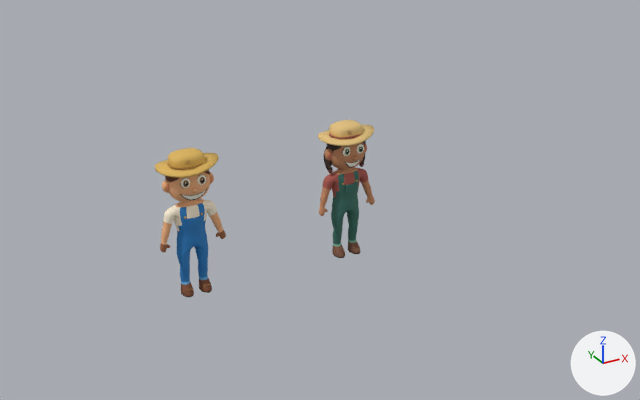
Renders of the Blender file art/source/vehicle_entry.blend from each side of a commit.
Rendered twice from a 50 mm camera at (-6.1, -12.86, 7.64) aimed at (0.75, -0.41, 1.42). Arrows for +X, +Y and +Z are at lower right; the lights stay in place. The older version comes first.

The older version as bpy lines, for what is in view:
```python
ob_bodyskin = bpy.data.objects.new('BodySkin', me_continuousbody_quads)
ob_bodyskin.location = (-1.5, 0.0, 0.0)
ob_bodyskin_001 = bpy.data.objects.new('BodySkin.001', me_continuousbody_quads_001)
ob_bodyskin_001.location = (1.5, 0.0, 0.0)
ob_headskin = bpy.data.objects.new('HeadSkin', me_sculpted_head)
ob_headskin.location = (-1.5, 0.0, 0.0)
# also in view: 'HeadSkin.001' at (1.5, 0.0, 2.15)
```
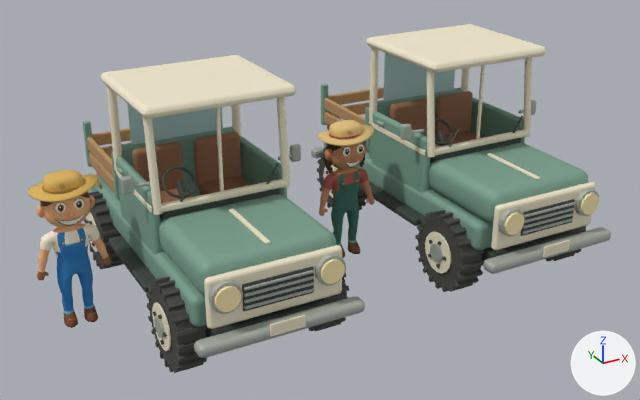
The newer file is also turned or shifted as a whole; pictures and numbers use the older file's frame.

What changed in the scene script:
```text
Change ob_headskin:
    ob_headskin.location: (-1.5, 0.0, 0.0) -> (-3.5, 0.0, 0.0)
Change ob_bodyskin:
    ob_bodyskin.location: (-1.5, 0.0, 0.0) -> (-3.5, 0.0, 0.0)
Add ob_wheel_rl_001:
    ob_wheel_rl_001 = bpy.data.objects.new('Wheel_RL.001', me_cilindro_003)  # 6439 vertices, 4240 faces; spans x -0.29..0.23, y -0.705..0.705, z -0.705..0.705; in mat_dusty_all_terrain_rubber_001 (dark grey #484842), mat_warm_ivory_roof_001 (pale yellow #f1e8cd), mat_aged_zinc_001 (grey #b6bdb5), mat_blackened_chassis_001 (dark grey #454d48)
    ob_wheel_rl_001.location = (2.52, 1.85, 0.65)
Add ob_wheel_fr_001:
    ob_wheel_fr_001 = bpy.data.objects.new('Wheel_FR.001', me_cilindro_002)  # 6443 vertices, 4240 faces; spans x -0.23..0.29, y -0.705..0.705, z -0.705..0.705; in mat_dusty_all_terrain_rubber_001 (dark grey #484842), mat_warm_ivory_roof_001 (pale yellow #f1e8cd), mat_aged_zinc_001 (grey #b6bdb5), mat_blackened_chassis_001 (dark grey #454d48)
    ob_wheel_fr_001.location = (4.88, -1.84, 0.65)
Add ob_wheel_fl_001:
    ob_wheel_fl_001 = bpy.data.objects.new('Wheel_FL.001', me_cilindro_001)  # 6445 vertices, 4240 faces; spans x -0.29..0.23, y -0.705..0.705, z -0.705..0.705; in mat_dusty_all_terrain_rubber_001 (dark grey #484842), mat_warm_ivory_roof_001 (pale yellow #f1e8cd), mat_aged_zinc_001 (grey #b6bdb5), mat_blackened_chassis_001 (dark grey #454d48)
    ob_wheel_fl_001.location = (2.52, -1.84, 0.65)
Add ob_pickupbody_001:
    ob_pickupbody_001 = bpy.data.objects.new('PickupBody.001', me_cubo_003)  # 18639 vertices, 12196 faces; spans x -1.4..1.5, y -3.21..3.06, z 0.24..3.81; in mat_blackened_chassis_001 (dark grey #454d48), mat_faded_pasture_green_001 (greyish green #81a895), mat_warm_ivory_roof_001 (pale yellow #f1e8cd), mat_aged_zinc_001 (grey #b6bdb5), mat_warm_headlight_lens_001 (beige #ffedb5), mat_blue_pale_windshield_001 (pale blue #b3d4d3), mat_saddle_brown_vinyl_001 (brown #95694b), mat_sun_worn_timber_001 (orange #b89061), mat_wood_grain_001 (brown #906945), mat_red_tail_lens_001 (red #d75238), mat_dusty_all_terrain_rubber_001 (dark grey #484842)
    ob_pickupbody_001.location = (3.7, 0.0, 0.0)
Add ob_driverdoor_001:
    ob_driverdoor_001 = bpy.data.objects.new('DriverDoor.001', me_cubo_002)  # 1189 vertices, 812 faces; spans x -0.42..0.08, y 0.0..1.79, z -0.55..0.8; in mat_faded_pasture_green_001 (greyish green #81a895), mat_warm_ivory_roof_001 (pale yellow #f1e8cd), mat_aged_zinc_001 (grey #b6bdb5)
    ob_driverdoor_001.location = (2.62, -0.96, 1.85)
Add ob_wheel_rl:
    ob_wheel_rl = bpy.data.objects.new('Wheel_RL', me_cilindro_029)  # 6439 vertices, 4240 faces; spans x -0.29..0.23, y -0.705..0.705, z -0.705..0.705; in mat_dusty_all_terrain_rubber (dark grey #484842), mat_warm_ivory_roof (pale yellow #f1e8cd), mat_aged_zinc (grey #b6bdb5), mat_blackened_chassis (dark grey #454d48)
    ob_wheel_rl.location = (-2.48, 1.85, 0.65)
Add ob_wheel_fr:
    ob_wheel_fr = bpy.data.objects.new('Wheel_FR', me_cilindro_021)  # 6443 vertices, 4240 faces; spans x -0.23..0.29, y -0.705..0.705, z -0.705..0.705; in mat_dusty_all_terrain_rubber (dark grey #484842), mat_warm_ivory_roof (pale yellow #f1e8cd), mat_aged_zinc (grey #b6bdb5), mat_blackened_chassis (dark grey #454d48)
    ob_wheel_fr.location = (-0.12, -1.84, 0.65)
Add ob_wheel_fl:
    ob_wheel_fl = bpy.data.objects.new('Wheel_FL', me_cilindro_013)  # 6445 vertices, 4240 faces; spans x -0.29..0.23, y -0.705..0.705, z -0.705..0.705; in mat_dusty_all_terrain_rubber (dark grey #484842), mat_warm_ivory_roof (pale yellow #f1e8cd), mat_aged_zinc (grey #b6bdb5), mat_blackened_chassis (dark grey #454d48)
    ob_wheel_fl.location = (-2.48, -1.84, 0.65)
Add ob_pickupbody:
    ob_pickupbody = bpy.data.objects.new('PickupBody', me_cubo_1)  # 18639 vertices, 12196 faces; spans x -1.4..1.5, y -3.21..3.06, z 0.24..3.81; in mat_blackened_chassis (dark grey #454d48), mat_faded_pasture_green (greyish green #81a895), mat_warm_ivory_roof (pale yellow #f1e8cd), mat_aged_zinc (grey #b6bdb5), mat_warm_headlight_lens (beige #ffedb5), mat_blue_pale_windshield (pale blue #b3d4d3), mat_saddle_brown_vinyl (brown #95694b), mat_sun_worn_timber (orange #b89061), mat_wood_grain (brown #906945), mat_red_tail_lens (red #d75238), mat_dusty_all_terrain_rubber (dark grey #484842)
    ob_pickupbody.location = (-1.3, 0.0, 0.0)
Add ob_driverdoor:
    ob_driverdoor = bpy.data.objects.new('DriverDoor', me_cubo_018)  # 1189 vertices, 812 faces; spans x -0.42..0.08, y 0.0..1.79, z -0.55..0.8; in mat_faded_pasture_green (greyish green #81a895), mat_warm_ivory_roof (pale yellow #f1e8cd), mat_aged_zinc (grey #b6bdb5)
    ob_driverdoor.location = (-2.38, -0.96, 1.85)
```

Changed parts and their boxes (x1, y1, x2, y2) in the pictures (640 x 400 px):
'PickupBody', added: after (83, 55, 365, 358)
'PickupBody.001', added: after (311, 24, 611, 274)
'BodySkin', moved: before (160, 199, 226, 297); after (37, 223, 111, 328)
'HeadSkin', moved: before (155, 148, 218, 202); after (28, 170, 98, 227)
'Wheel_FL.001', added: after (415, 210, 485, 292)
'Wheel_FL', added: after (146, 277, 207, 373)
'DriverDoor.001', added: after (372, 112, 430, 193)
'DriverDoor', added: after (116, 157, 163, 255)
'Wheel_RL', added: after (84, 191, 124, 269)
'Wheel_RL.001', added: after (317, 148, 368, 213)
'Wheel_FR', added: after (309, 273, 349, 332)
'Wheel_FR.001', added (mostly hidden): after (546, 226, 586, 261)
